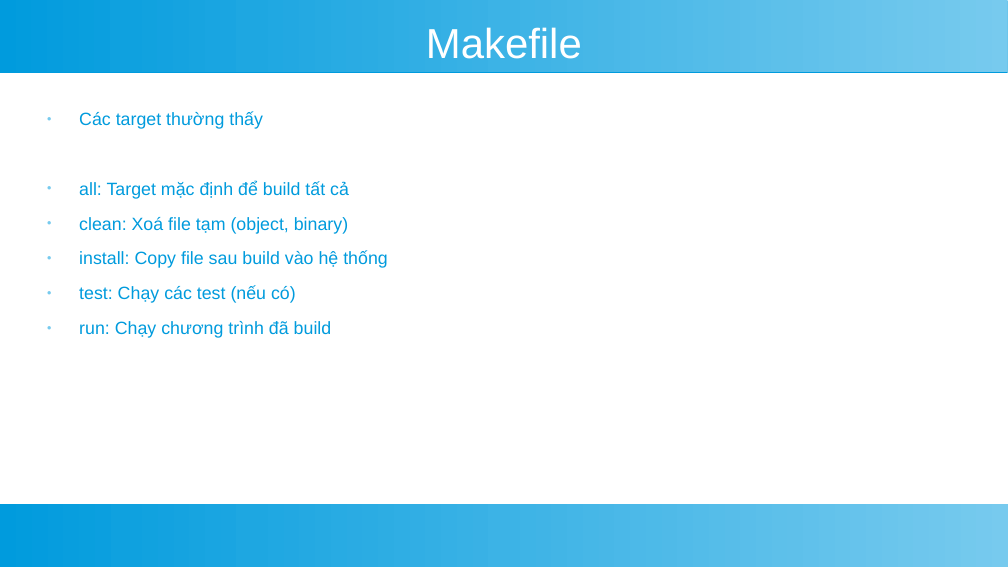
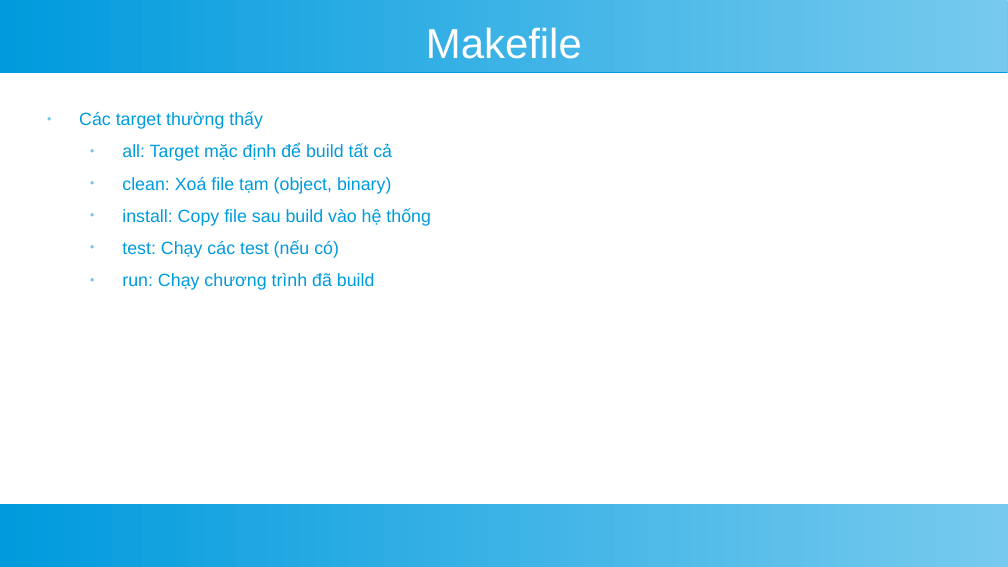
Before and after one commit to TrietTruong2243/AdvancedWeb_TicTacToe, a slide deck: slide 8 of cmake.odp. Drawn at 1008x567 pixels with LibreOffice and Linux fonts; fonts in the diff are those of the drawing. Boxes give left, top, right and bottom in pixels: in the first picture for what was removed or moved away, otherwise in the second. Text is boxed around its words. In the diff, an @@ line names an element or a change of style, - is before the commit and + after.

```diff
--- a/cmake.odp
+++ b/cmake.odp
@@ text at <box>122,144,431,290</box>: list level 1 to 2 in "all: Target mặc định để ..."; list level 1 to 2 in "clean: Xoá file tạm (object, ..."; list level 1 to 2 in "install: Copy file sau build ..."; list level 1 to 2 in "test: Chạy các test (nếu ..."; list level 1 to 2 in "run: Chạy chương trình đã ..." @@
```
Also in this commit, not shown: 7 other slides changed, 3 slides added, 2 slides removed.
